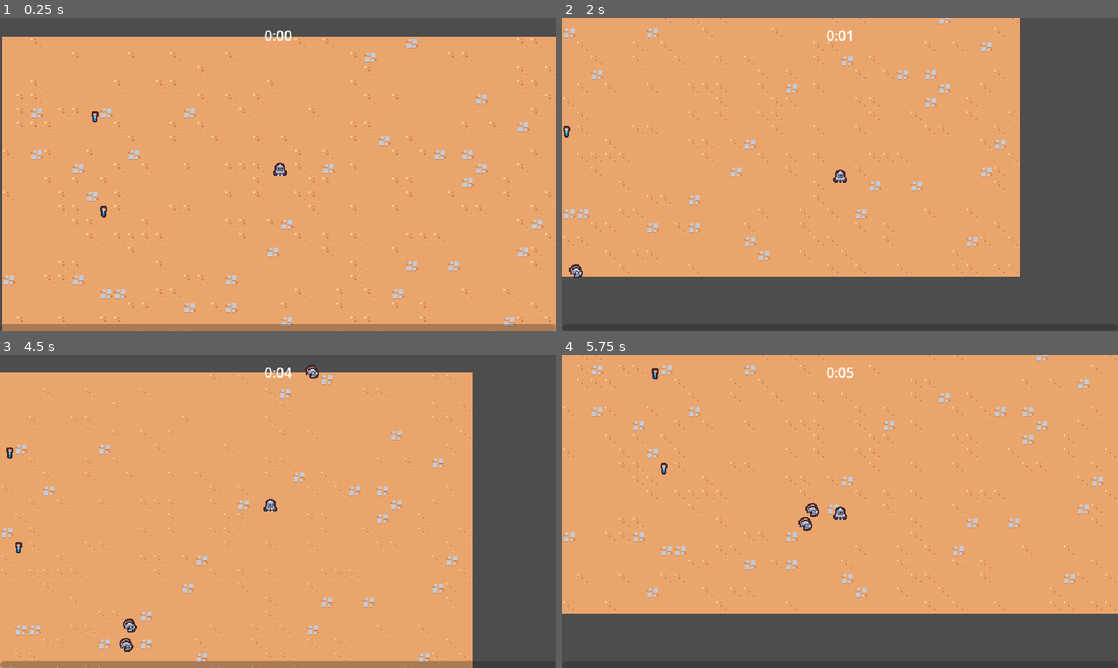
Above: before the commit, frames 1-4 (two rows, left to right).
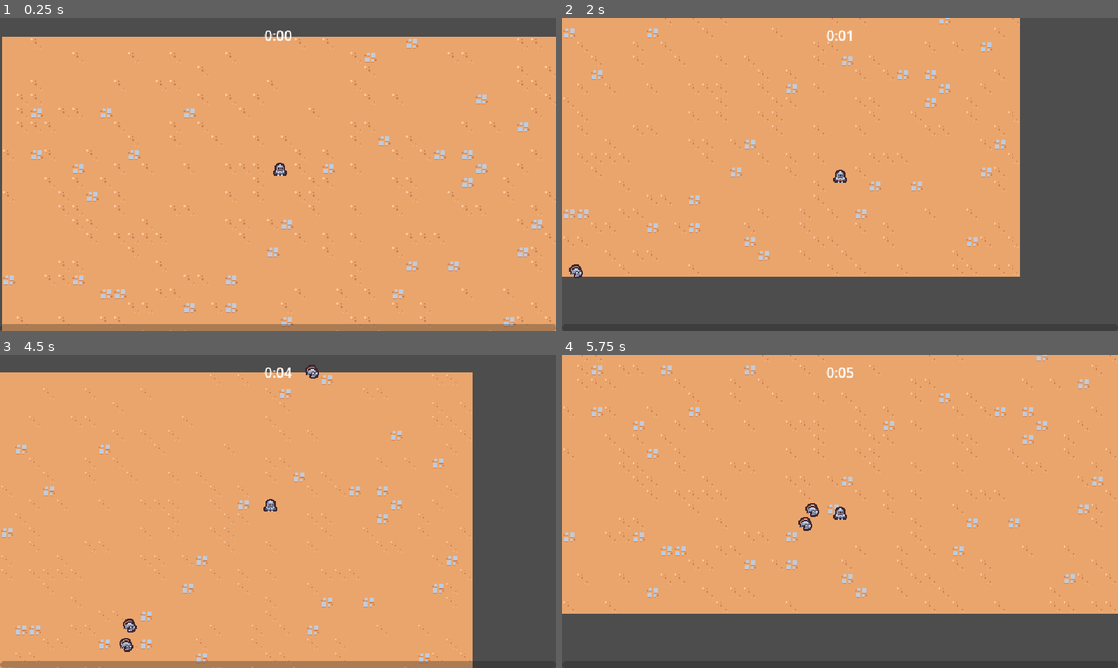
Above: after the commit, the same moments.

Repository: rprav-n/2D-Survivors-Style-Game
Game: Godot game, scene res://scenes/main/main.tscn
Same seed, same stepped clock (60 frames per second), same inputs: the game is played once before the commit and once after it.
Inputs (mouse positions are in pixels of both pictures, inside the frame that each line leads up to):
- Up to frame 1 (0.25 s): no input
- Up to frame 2 (2 s): move the mouse to (962, 158) at 0.52 s; press the mouse at (962, 158) at 0.53 s; hold D (move_right) 0.53-1.28 s; move the mouse to (728, 190) at 1.27 s; release the mouse at (728, 190) at 1.28 s; hold S (move_down) from 1.28 s (still down); click (728, 190) at 1.35 s
- Up to frame 3 (4.5 s): move the mouse to (333, 442) at 2.02 s; release S (move_down) at 2.03 s; press the mouse at (333, 442) at 2.03 s; hold D (move_right) 2.03-2.78 s; move the mouse to (250, 574) at 2.77 s; release the mouse at (250, 574) at 2.78 s; hold W (move_up) 2.78-3.53 s; click (250, 574) at 2.85 s; move the mouse to (444, 558) at 3.52 s; press the mouse at (444, 558) at 3.53 s; hold Left (move_left) from 3.53 s (still down); move the mouse to (111, 464) at 4.27 s; release the mouse at (111, 464) at 4.28 s; click (111, 464) at 4.35 s
- Up to frame 4 (5.75 s): move the mouse to (867, 511) at 5.02 s; release Left (move_left) at 5.03 s; press the mouse at (867, 511) at 5.03 s; hold S (move_down) from 5.03 s (still down)

The runs differ from the first frame. In frame 1, less than 0.1% of the frame differs, in the area x 16-20%, y 29-64%; in frame 2, less than 0.1%; in frame 3, less than 0.1%; in frame 4, less than 0.1%.

Commit message:
Improving Scene tree structure

Diff:
--- a/scenes/abilities/sword_ability_controller/sword_ability_controller.gd
+++ b/scenes/abilities/sword_ability_controller/sword_ability_controller.gd
@@ -34,7 +34,10 @@
 	)
 	var enemy: Node2D = enemies[0] as Node2D
 	var sword_ability: SwordAbility = sword_ability_scene.instantiate() as SwordAbility
-	player.get_parent().add_child(sword_ability)
+
+	var foreground_layer: Node = get_tree().get_first_node_in_group("foreground_layer") as Node
+	foreground_layer.add_child(sword_ability)
+
 	sword_ability.hitbox_component.damage = damage
 	sword_ability.global_position = enemy.global_position
 	sword_ability.global_position += Vector2.RIGHT.rotated(randf_range(0, TAU)) * 4
--- a/scenes/component/vial_drop_component.gd
+++ b/scenes/component/vial_drop_component.gd
@@ -14,8 +14,8 @@
 func spawn_experience_vial() -> void:
 	var spawn_position: Vector2 = (owner as Node2D).global_position
 	var experience_vial: ExperienceVial = experience_vial_scene.instantiate() as ExperienceVial
-
-	owner.get_parent().add_child(experience_vial)
+	var entities_layer: Node = get_tree().get_first_node_in_group("entities_layer") as Node
+	entities_layer.add_child(experience_vial)
 	experience_vial.global_position = spawn_position
 
 
--- a/scenes/main/main.tscn
+++ b/scenes/main/main.tscn
@@ -7,7 +7,6 @@
 [ext_resource type="PackedScene" uid="uid://35asgu6kqhg4" path="res://scenes/manager/arena_time_manager.tscn" id="2_g8pya"]
 [ext_resource type="PackedScene" uid="uid://cjjf1kdjro0qd" path="res://scenes/ui/experience_bar.tscn" id="2_tlqrn"]
 [ext_resource type="PackedScene" uid="uid://dvfqtm3mshls7" path="res://scenes/manager/enemy_manager.tscn" id="4_73j8e"]
-[ext_resource type="PackedScene" uid="uid://cdp6s5om86rck" path="res://scenes/game_object/experience_vial/experience_vial.tscn" id="7_m71jl"]
 [ext_resource type="PackedScene" uid="uid://cbpiuhbekpf76" path="res://scenes/manager/experience_manager.tscn" id="8_xiqry"]
 [ext_resource type="PackedScene" uid="uid://c2450ymq1mckg" path="res://scenes/manager/upgrade_manager.tscn" id="10_mfnqg"]
 
@@ -35,11 +34,10 @@
 format = 2
 layer_0/tile_data = PackedInt32Array(1441831, 65536, 4, 1376295, 0, 4, 1310759, 65536, 4, 1245223, 0, 4, 1179687, 0, 4, …(13754 unchanged characters)…
 
-[node name="Player" parent="." instance=ExtResource("1_uw2hb")]
+[node name="Entities" type="Node2D" parent="." groups=["entities_layer"]]
+y_sort_enabled = true
+
+[node name="Player" parent="Entities" instance=ExtResource("1_uw2hb")]
 position = Vector2(320, 160)
 
-[node name="ExperienceVial" parent="." instance=ExtResource("7_m71jl")]
-position = Vector2(107, 92)
-
-[node name="ExperienceVial2" parent="." instance=ExtResource("7_m71jl")]
-position = Vector2(117, 201)
+[node name="Foreground" type="Node2D" parent="." groups=["foreground_layer"]]
--- a/scenes/manager/enemy_manager.gd
+++ b/scenes/manager/enemy_manager.gd
@@ -21,5 +21,6 @@
 	var spawn_position: Vector2 = player.global_position + (random_direction * SPAWN_RADIUS)
 
 	var enemy: Node2D = basic_enemy_scene.instantiate() as Node2D
-	get_parent().add_child(enemy)
+	var entities_layer: Node = get_tree().get_first_node_in_group("entities_layer") as Node
+	entities_layer.add_child(enemy)
 	enemy.global_position = spawn_position
Not shown: 1 places in scenes/main/main.tscn that only renumber resources
